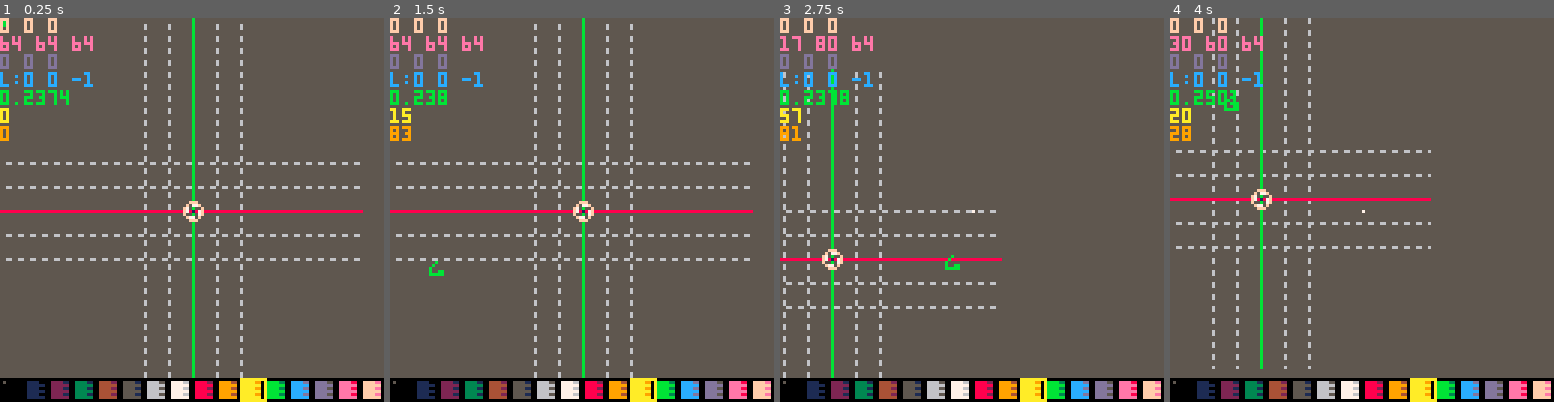
Above: before the commit, frames 1-4 (left to right).
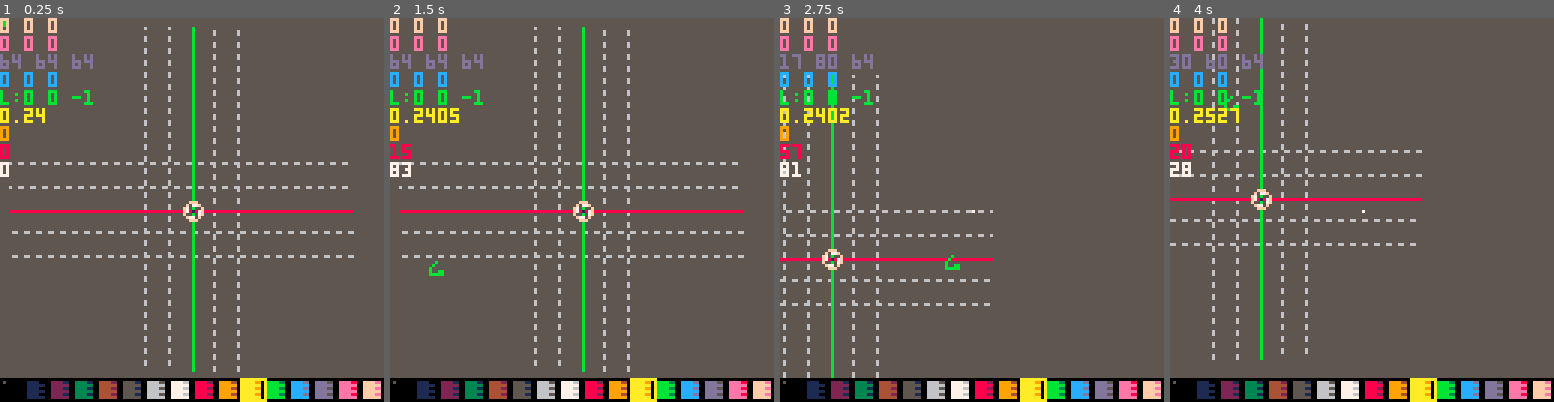
Above: after the commit, the same moments.

Repository: bitchunk/pico8misk
Game: PICO-8 cartridge pelo16.p8
Same seed, same stepped clock (60 frames per second), same inputs: the game is played once before the commit and once after it.
Inputs (mouse positions are in pixels of both pictures, inside the frame that each line leads up to):
- Up to frame 1 (0.25 s): no input
- Up to frame 2 (1.5 s): tap X (X key) at 0.33, 1.07 s; click (670, 121) at 0.67 s; tap O (Z key) at 0.7 s; click (436, 267) at 1.22 s
- Up to frame 3 (2.75 s): hold Right 1.6-2.1 s; tap O (Z key) at 1.7, 2.1, 2.5 s; click (887, 114) at 1.77 s; tap X (X key) at 1.85 s; hold Up 2.15-2.42 s; click (952, 259) at 2.32 s; hold Right from 2.47 s (still down)
- Up to frame 4 (4 s): click (1404, 106) at 2.87 s; tap O (Z key) at 2.9, 3.3, 3.7 s; tap X (X key) at 2.97 s; release Right at 3.03 s; hold Left 3.08-3.58 s; click (1465, 256) at 3.42 s; hold Down 3.63-3.97 s; click (1231, 102) at 3.97 s

The runs differ from the first frame. In frame 1, 4.2% of the frame differs, in the area x 0-95%, y 0-94%; in frame 2, 4.6%; in frame 3, 3.8%; in frame 4, 4.1%.

Commit message:
遠近効果を導入

Diff:
--- a/pelo16.p8
+++ b/pelo16.p8
@@ -452,14 +452,14 @@
 d st spr_d 0
 k st save_k 0
 m us nil 0
-]],{t='exit form save: q',p='32 1 13 7'})
+]],{t='exit form save: x',p='32 1 13 7'})
 end)
 menuitem(2,'load',function(v,i)
 scenesbat([[
 d st spr_d 0
 k st load_k 0
 m us nil 0
-]],{t='exit form load: q',p='32 1 3 7'})
+]],{t='exit form load: x',p='32 1 3 7'})
 end)menuitem(3,'scale test',function(v,i)
 scenesbat([[
 d st spr_d 0
@@ -485,6 +485,8 @@
 
 vdist=4
 prsp=4
+
+eface=true
 
 sizc=htbl[[15=3; 6=1; 1=0; 0=-1; 10=1;]]
 kmap=htbl[[{-1 0} {1 0} {0 -1} {0 1}]]
@@ -505,7 +507,7 @@
 
 genab=htbl[[x=true;y=true;z=true;]]
 gedef=htbl[[x=false;y=false;z=false;]]
-rfp=htbl[[0x0000 0x1040 0x050c 0x5a5a 0xfcf5 0xdfef 0xeff7 0xffff]]
+rfp=htbl[[0x0003 0x0303 0x030f 0x0f0f 0x0f3f 0x3f3f 0x3fff 0xffff]]--rfp=htbl[[0x0000 0x1040 0x050c 0x5a5a 0xfcf5 0xdfef 0xeff7 0xffff]]
 --rfp=htbl[[0xffff 0xeff7 0xdfef 0xfcf5 0x5a5a 0x050c 0x1040 0x0000]]
 --vdmp(rfp)
 
@@ -591,91 +593,95 @@
 local msk=0xffff
 local qx,qy,qz=vradq(orot,1/128)
 local rx,ry,rz=vradq(rview,1/128)
---local zr=8*64+prsp
-local zr=64/view.z
-
+local zr=8*64+prsp
+local wz=view.z+prsp
+--local zr=64/wz
+//(8*64+prsp)/(view.z-z+prsp)*y+view.y
 --**draw glid**
 fillp(0xcc33.8)
 clickp={x={},y={},z={}}
 local c=genab.z and 13 or 6
 if genab.x then
-for i=max(opos.y-2,-7),min(opos.y+2,7) do
+for i=max(opos.y-2,-8),min(opos.y+2,7) do
+--local zr=(8*64+prsp)/(view.z-0+prsp)
 local x=0
 --local y=genab.z and zr/(view.z-opos.y+prsp) or zr/(view.z-i)
 --local z=genab.z and zr/(view.z-i-opos.y+opos.z) or opos.z*8*zr
-local y=genab.z and opos.y*8*zr or i*8*zr
-local z=genab.z and (i-opos.y+opos.z)*8*zr or opos.z*8*zr
-local q,x1,y1,z1=rots(56*zr+x,y,z,qx,qy,qz)
-local q,x2,y2,z2=rots(-64*zr+x,y,z,qx,qy,qz)
-line(x1+view.x,y1+view.y,x2+view.x,y2+view.y,c)
+--local y=genab.z and opos.y*8*zr or i*8*zr
+local y=genab.z and opos.y or i
+local z=genab.z and i-opos.y+opos.z or opos.z
+line3(7+x,y,z,-8+x,y,z,qx,qy,qz,c)
+--local q,x1,y1,z1=rots(7+x,y,z,qx,qy,qz)
+--local q,x2,y2,z2=rots(-8+x,y,z,qx,qy,qz)
+--local z1=zr/(wz-z1)
+--local z2=zr/(wz-z2)
+--line(x1*z1+view.x,y1*z1+view.y,x2*z2+view.x,y2*z2+view.y,c)
 end
 end
 if genab.y then
-for i=max(opos.x-2,-7),min(opos.x+2,7) do
-local x=genab.z and opos.x*8*zr or i*8*zr
+for i=max(opos.x-2,-8),min(opos.x+2,7) do
+--local x=genab.z and opos.x*8*zr or i*8*zr
+--local y=0
+--local z=genab.z and (i-opos.x+opos.z)*8*zr or opos.z*8*zr
+local x=genab.z and opos.x or i
 local y=0
-local z=genab.z and (i-opos.x+opos.z)*8*zr or opos.z*8*zr
-local q,x1,y1,z1=rots(x,56*zr+y,z,qx,qy,qz)
-local q,x2,y2,z2=rots(x,-64*zr+y,z,qx,qy,qz)
-line(x1+view.x,y1+view.y,x2+view.x,y2+view.y,c)
+local z=genab.z and i-opos.x+opos.z or opos.z
+line3(x,7+y,z,x,-8+y,z,qx,qy,qz,c)
+
+--local q,x1,y1,z1=rots(x,7+y,z,qx,qy,qz)
+--local q,x2,y2,z2=rots(x,-8+y,z,qx,qy,qz)
+--local z1=zr/(wz-z1)
+--local z2=zr/(wz-z2)
+--line(x1*z1+view.x,y1*z1+view.y,x2*z2+view.x,y2*z2+view.y,c)
+--line(x1+view.x,y1+view.y,x2+view.x,y2+view.y,c)
 end
 end
 if genab.z then
 local st=genab.x and opos.x or opos.y
-for i=max(st-2,-7),min(st+2,7) do
-local x=genab.x and i*8*zr or opos.x*8*zr
-local y=genab.y and i*8*zr or opos.y*8*zr
+for i=max(st-2,-8),min(st+2,7) do
+--local x=genab.x and i*8*zr or opos.x*8*zr
+--local y=genab.y and i*8*zr or opos.y*8*zr
+--local z=genab.x and 0 or 0
+local x=genab.x and i or opos.x
+local y=genab.y and i or opos.y
 local z=genab.x and 0 or 0
-local q,x1,y1,z1=rots(x,y,56*zr+z,qx,qy,qz)
-local q,x2,y2,z2=rots(x,y,-64*zr+z,qx,qy,qz)
-line(x1+view.x,y1+view.y,x2+view.x,y2+view.y,c)
-end
-end
-
---local x1,y1,z=rots(56*zr,opos.y*8*zr,opos.z*8*zr,qx,qy,qz)
---local x2,y2,z=rots(-64*zr,opos.y*8*zr,opos.z*8*zr,qx,qy,qz)
-
---local q,x1,y1,z=rots(56*zr,0,0,qx,qy,qz)
---local q,x2,y2,z=rots(-64*zr,0,0,qx,qy,qz)
---line(x1+view.x+opos.x*8*zr,y1+view.y+opos.y*8*zr,x2+view.x+opos.x*8*zr,y2+view.y+opos.y*8*zr,0x28)
+--local q,x1,y1,z1=rots(x,y,7+z,qx,qy,qz)
+--local q,x2,y2,z2=rots(x,y,-8+z,qx,qy,qz)
+--local z1=zr/(wz-z1)
+--local z2=zr/(wz-z2)
+--line(x1*z1+view.x,y1*z1+view.y,x2*z2+view.x,y2*z2+view.y,c)
+line3(x,y,7+z,x,y,-8+z,qx,qy,qz,c)
+
+end
+end
+
 fillp(not genab.x and msk)
-local q,x1,y1,z1=rots(56*zr,opos.y*8*zr,opos.z*8*zr,qx,qy,qz)
-local q,x2,y2,z2=rots(-64*zr,opos.y*8*zr,opos.z*8*zr,qx,qy,qz)
---local q,x1,y1,z1=rots(x1,y1,z1,rx,ry,rz)
---local q,x2,y2,z2=rots(x2,y2,z2,rx,ry,rz)
---local q,x1,y1,z=rots(56*zr,opos.y*8*zr,opos.z*8*zr,qx,qy,qz)
---local q,x2,y2,z=rots(-64*zr,opos.y*8*zr,opos.z*8*zr,qx,qy,qz)
-line(x1+view.x,y1+view.y,x2+view.x,y2+view.y,0x28)
---line(x1+view.x+rview.x,y1+view.y+rview.y,x2+view.x+rview.x,y2+view.y+rview.y,0x28)
-
---local x1,y1,z=rots(opos.x*8*zr,56*zr,opos.z*8*zr,qx,qy,qz)
---local x2,y2,z=rots(opos.x*8*zr,-64*zr,opos.z*8*zr,qx,qy,qz)
-local q,x1,y1,z=rots(opos.x*8*zr,56*zr,opos.z*8*zr,qx,qy,qz)
-local q,x2,y2,z=rots(opos.x*8*zr,-64*zr,opos.z*8*zr,qx,qy,qz)
---local q,x1,y1,z1=rots(x1,y1,z1,rx,ry,rz)
---local q,x2,y2,z2=rots(x2,y2,z2,rx,ry,rz)
---local q,x1,y1,z=rots(0,56*zr,0,qx,qy,qz)
---local q,x2,y2,z=rots(0,-64*zr,0,qx,qy,qz)
+--local q,x1,y1,z1=rots(56*zr,opos.y*8*zr,opos.z*8*zr,qx,qy,qz)
+--local q,x2,y2,z2=rots(-64*zr,opos.y*8*zr,opos.z*8*zr,qx,qy,qz)
+--line(x1+view.x,y1+view.y,x2+view.x,y2+view.y,0x28)
+line3(7,opos.y,opos.z,-8,opos.y,opos.z,qx,qy,qz,0x28)
+
+--local q,x1,y1,z=rots(opos.x*8*zr,56*zr,opos.z*8*zr,qx,qy,qz)
+--local q,x2,y2,z=rots(opos.x*8*zr,-64*zr,opos.z*8*zr,qx,qy,qz)
 fillp(not genab.y and msk)
---line(x1+view.x+opos.x*8*zr,y1+view.y+opos.z*8*zr,x2+view.x+opos.x*8*zr,y2+view.y+opos.z*8*zr,0x3b)
-line(x1+view.x,y1+view.y,x2+view.x,y2+view.y,0x3b)
---line(x1+view.x+rview.x,y1+view.y+rview.y,x2+view.x+rview.x,y2+view.y+rview.y,0x3b)
---local x1,y1,z=rots(opos.x*8*zr,opos.y*8*zr,56*zr,qx,qy,qz)
---local x2,y2,z=rots(opos.x*8*zr,opos.y*8*zr,-64*zr,qx,qy,qz)
-local q,x1,y1,z=rots(opos.x*8*zr,opos.y*8*zr,56*zr,qx,qy,qz)
-local q,x2,y2,z=rots(opos.x*8*zr,opos.y*8*zr,-64*zr,qx,qy,qz)
---local q,x1,y1,z=rots(0,0,56*zr,qx,qy,qz)
---local q,x2,y2,z=rots(0,0,-64*zr,qx,qy,qz)
+--line(x1+view.x,y1+view.y,x2+view.x,y2+view.y,0x3b)
+line3(opos.x,7,opos.z,opos.x,-8,opos.z,qx,qy,qz,0x3b)
+
 fillp(not genab.z and msk)
-line(x1+view.x,y1+view.y,x2+view.x,y2+view.y,0x1c)
---line(x1+view.x+opos.x*8*zr,y1+view.y+opos.y*8*zr,x2+view.x+opos.x*8*zr,y2+view.y+opos.y*8*zr,0x1c)
+--local q,x1,y1,z=rots(opos.x*8*zr,opos.y*8*zr,56*zr,qx,qy,qz)
+--local q,x2,y2,z=rots(opos.x*8*zr,opos.y*8*zr,-64*zr,qx,qy,qz)
+--line(x1+view.x,y1+view.y,x2+view.x,y2+view.y,0x1c)
+line3(opos.x,opos.y,7,opos.x,opos.y,-8,qx,qy,qz,0x1c)
 fillp()
 
---**vertex draw**
+
 fillp()
 local q,x1,y1,z1=rots(lpos.x*zr,lpos.y*zr,lpos.z*zr,qx,qy,qz)
 --zr=8*64/view.z
 zr=8*64+prsp
+
+--**line draw mode*
+
 local pre
 tmap(cat({{lpos.x/8,lpos.y/8,lpos.z/8,7}},objdraw(obj)),function(v,i)
 --local pfnc=inrng(v.i,vtxsl,vtxslf) and circfill or circ
@@ -685,6 +691,8 @@
 --if inrng(v.i,vtxsl,vtxslf)  then
 
 if v.i then
+
+--**vertex draw**
 local z1=zr/(view.z-v[3]+prsp)
 local z2=zr/(view.z-pre[3]+prsp)
 fillp()
@@ -692,7 +700,8 @@
 circfill(v[1]*z1+view.x,v[2]*z1+view.y,2,v.i==vtxsl and v[4] or 11)
 end
 if v.i==#vtxs then
-line(v[1]*z1+view.x,v[2]*z1+view.y,pre[1]*z2+view.x,pre[2]*z2+view.y)
+line(v[1]*z1+view.x,v[2]*z1+view.y,pre[1]*z2+view.x,pre[2]*z2+view.y,
+(v.i<3 or v.i%2==0) and 11 or 12)
 end
 circ(v[1]*z1+view.x,v[2]*z1+view.y,2,v.t and 12 or v[4])
 
@@ -890,6 +899,7 @@
 
 if keystate[' '] and mo.l then
 --**drag view**
+sss+=0.01
 spid=1
 local x,y=dragrot(view,{x=0,y=0,z=0})
 view.ud(x,y)
@@ -1025,6 +1035,10 @@
 if keytrg.▥ then
 vtxs,vtxsb=vtxsb,vtxs
 end
+
+if keytrg["\t"] then
+eface=not eface
+end
 end
 ,sc_d=function(o)
 cls(bgcol)
@@ -1053,7 +1067,7 @@
 end
 end)
 end
-if keystate.q then
+if keystate.x then
 scenesbat[[
 d st def_d 0
 k st edt_k 0
@@ -1111,7 +1125,7 @@
 
 end
 end
-if keystate.q then
+if keystate.x then
 scenesbat[[
 d st def_d 0
 k st edt_k 0
@@ -1175,7 +1189,7 @@
 return 1
 end
 end
-if keystate.q then
+if keystate.x then
 scenesbat[[
 d st def_d 0
 k st edt_k 0
@@ -1214,11 +1228,13 @@
 
 isdebug=true
 dbg(join({opos.x,opos.y,opos.z},' '))
+dbg(join({orot.x,orot.y,orot.z},' '))
 dbg(join({view.x,view.y,view.z},' '))
 dbg(join({rview.x,rview.y,rview.z},' '))
 dbg('l:'..join({lpos.x,lpos.y,lpos.z},' '))
 --dbg('o:'..join({orot.x,orot.y,orot.z},' '))
 dbg(stat(1))
+dbg(sss)
 dbg(mo.x)
 dbg(mo.y)
 
@@ -1412,7 +1428,8 @@
 end
 
 function qprd(q,r)
-return {q[1]*r[1]-q[2]*r[2]-q[3]*r[3]-q[4]*r[4]
+return
+{q[1]*r[1]-q[2]*r[2]-q[3]*r[3]-q[4]*r[4]
 ,q[1]*r[2]+q[2]*r[1]+q[3]*r[4]-q[4]*r[3]
 ,q[1]*r[3]+q[3]*r[1]+q[4]*r[2]-q[2]*r[4]
 ,q[1]*r[4]+q[4]*r[1]+q[2]*r[3]-q[3]*r[2]}
@@ -1450,6 +1467,16 @@
 function drawp(x,y,z,p,s)
 
 pfnc(x,y,s,p)
+end
+
+
+function line3(x1,y1,z1,x2,y2,z2,qx,qy,qz,c)
+local q,x1,y1,z1=rots(x1,y1,z1,qx,qy,qz)
+local q,x2,y2,z2=rots(x2,y2,z2,qx,qy,qz)
+local zr=64*8+prsp
+local z1=zr/(view.z-z1+prsp)
+local z2=zr/(view.z-z2+prsp)
+line(x1*z1+view.x,y1*z1+view.y,x2*z2+view.x,y2*z2+view.y,c)
 end
 
 function rolzsort(v,qx,qy,qz)
@@ -1466,14 +1493,25 @@
 return v,s
 end
 
-function vradq(vw,r)
+function vradq(r,s)
 return
-radq((vw.x)*r,{0,1,0})
-,radq((vw.y)*r,{1,0,0})
-,radq((vw.z)*r,{0,0,1})
-end
-
-
+radq((r.x)*s,{0,1,0})
+,radq((r.y)*s,{1,0,0})
+,radq((r.z)*s,{0,0,1})
+end
+
+
+--function vrolq(x,y,z,qx,qy,qz)
+--return rolq(qx[1],qx[2],qx[3],qx[4],
+--rolq(qy[1],qy[2],qy[3],qy[4],
+--rolq(qz[1],qz[2],qz[3],qz[4],0,v[1],v[2],v[3])
+--))
+--end
+--function vrolq(x,y,z,qx,qy,qz)
+--return rolq(rolq(rolq({0,x,y,z},qz),qy),qx)
+--end
+
+sss=0
 function vrolq(x,y,z,qx,qy,qz)
 return rolq(rolq(rolq({0,x,y,z},qx),qy),qz)
 end
@@ -1512,14 +1550,14 @@
 return rfp[mid(1,8,flr(r*100)-8)]
 end
 function light(c,r)
-local s=mid(r,0,1)
-
+--local s=mid(r,0,1)
+local s=mid(r*2,0,2)
 --dbg(r..' ' ..flr(s+1)*4 .. ' '..mid(1,8,flr(band(s,0x.ffff)*7)+1))
 --local s=1-mid(r*2,0,1)
 --local s=mid(r*4,0,3)
 --dbg('q '..c..' '..s..' '..band(s,0x.ffff)*7+1)
 --return band(lshr(c,flr(s)*4),0xff),rfp[mid(1,8,flr(band(s,0x.ffff)*7)+1)]
-return band(lshr(c,flr(s+1)*4),0xff),rfp[mid(1,8,flr(band(s,0x.ffff)*7)+1)]
+return band(lshr(c,flr(s)*4),0xff),rfp[mid(1,8,flr(band(s,0x.ffff)*7)+1)]
 end
 
 function dot(v1,v2)
@@ -1633,6 +1671,7 @@
 ,normalize(l,1)
 ))
 
+--return (x2-x1)*(y3-y1)-(x3-x1)*(y2-y1)<0 and i or bnot(i)
 if cull(tr[1][1],tr[1][2],tr[2][1],tr[2][2],tr[3][1],tr[3][2],-1)>0 then
 return
 end
@@ -1646,6 +1685,7 @@
 --local z1,z2,z3=zr/tr[1][3],zr/tr[2][3],zr/tr[3][3]
 --local z1,z2,z3=tr[1][3]*zr,tr[2][3]*zr,tr[3][3]*zr
 --local z1,z2,z3=zr,zr,zr
+if eface then
 p01_triangle_163
 (tr[1][1]*z1+view.x
 ,tr[1][2]*z1+view.y
@@ -1653,6 +1693,16 @@
 ,tr[2][2]*z2+view.y
 ,tr[3][1]*z3+view.x
 ,tr[3][2]*z3+view.y,c,fp)
+else
+line(tr[1][1]*z1+view.x
+,tr[1][2]*z1+view.y
+,tr[2][1]*z2+view.x
+,tr[2][2]*z2+view.y,c)
+line(tr[3][1]*z3+view.x
+,tr[3][2]*z3+view.y)
+line(tr[1][1]*z1+view.x
+,tr[1][2]*z1+view.y)
+end
 --dbg(tr[1][2]*z1+view.x)
 end
 --dbg(join({tr[1][1],tr[2][1],tr[3][1]}, "--"))
@@ -1664,37 +1714,6 @@
 end
 -->8
 --sort
---function pivot(a,i,j)
---local k=i+1
---while k<=j and a[i][4]==a[k][4] do k+=1 end
---if(k>j)return -1
---if(a[i][4]>=a[k][4])return i
---return k
---end
---
---function partition(a,i,j,x)
---local l,r=i,j
---while l<=r do
---while l<=j and a[l][4]<x do l+=1 end
---while r>=i and a[r][4]>=x do r-=1 end
---if(l>r)break
---a[l],a[r]=a[r],a[l]
---l+=1
---r-=1
---end
---return l
---end
---
---function quicksort(a,i,j)
---if(i==j)return
---local p=pivot(a,i,j)
---if p!=-1 then
-----print(join({i,j,#a,p,a[p]},' '))
---local k=partition(a,i,j,a[p][4])
---quicksort(a,i,k-1)
---quicksort(a,k,j)
---end
---end
 
 function quicksort(v,s,e)
 local i,p
@@ -1714,10 +1733,7 @@
 end
 
 function vtopsort(v1,v2,v3)
---if(v1[2]>v2[2]) v1[1],v1[2],v1[3]=v2[1],v2[2],v2[3]
---if(v2[2]>v3[2]) v2[1],v2[2],v2[3]=v3[1],v3[2],v3[3]
---if(v3[2]>v1[2]) v3[1],v3[2],v3[3]=v1[1],v1[2],v1[3]
---dbg(v1[2])
+
 if(v1[2]<v2[2]) v1,v2={v2[1],v2[2],v2[3]},{v1[1],v1[2],v1[3]}
 if(v2[2]<v3[2]) v2,v3={v3[1],v3[2],v3[3]},{v2[1],v2[2],v2[3]}
 if(v3[2]<v1[2]) v3,v1={v1[1],v1[2],v1[3]},{v3[1],v3[2],v3[3]}
@@ -1982,14 +1998,14 @@
 00000000000000000000000000000000000000000000000000000000000000000000000000000000000000000000000000000000000000000000000000000000
 00000000000000000000000000000000000000000000000000000000000000000000000000000000000000000000000000000000000000000000000000000000
 00000000000000000000000000000000000000000000000000000000000000000000000000000000000000000000000000000000000000000000000000000000
-668a96aa0000000000000000000000000000000043834b8343834b83000000000000000000000000000000000000000000000000000000000000000000000000
-964a94890000000000000000000000000000000063836b8300000000000000000000000000000000000000000000000000000000000000000000000000000000
-668896ac0000000000000000000000000000000073757b7500000000000000000000000000000000000000000000000000000000000000000000000000000000
-0000000000000000000000000000000000000000d373db7300000000000000000000000000000000000000000000000000000000000000000000000000000000
-0000000000000000000000000000000000000000d353db5300000000000000000000000000000000000000000000000000000000000000000000000000000000
-000000000000000000000000000000000000000073537b5300000000000000000000000000000000000000000000000000000000000000000000000000000000
-000000000000000000000000000000000000000063456b4500000000000000000000000000000000000000000000000000000000000000000000000000000000
-000000000000000000000000000000000000000043434b4300000000000000000000000000000000000000000000000000000000000000000000000000000000
+668a96aa0000000000000000000000000000000043834b8343834b83000000008cd7cad746d646c685584c5a0000000000000000000000000000000000000000
+964a94890000000000000000000000000000000063836b83000000000000000088d7c6d74ad64ac6295a69590000000000000000000000000000000000000000
+668896ac0000000000000000000000000000000073757b75000000000000000084d746d78cd68cc6695a695a0000000000000000000000000000000000000000
+0000000000000000000000000000000000000000d373db73000000000000000088d74ad78cd68cd6cc5ae95a0000000000000000000000000000000000000000
+0000000000000000000000000000000000000000d353db5300000000000000008cd78cc688d688d6a95a00000000000000000000000000000000000000000000
+000000000000000000000000000000000000000073537b530000000000000000cad6cac685568556000000000000000000000000000000000000000000000000
+000000000000000000000000000000000000000063456b450000000000000000c6d6c6c6a2566256000000000000000000000000000000000000000000000000
+000000000000000000000000000000000000000043434b43000000000000000084d684c685588558000000000000000000000000000000000000000000000000
 00000000000000000000000000000000000000000000000000000000000000000000000000000000000000000000000000000000000000000000000000000000
 00000000000000000000000000000000000000000000000000000000000000000000000000000000000000000000000000000000000000000000000000000000
 00000000000000000000000000000000000000000000000000000000000000000000000000000000000000000000000000000000000000000000000000000000
